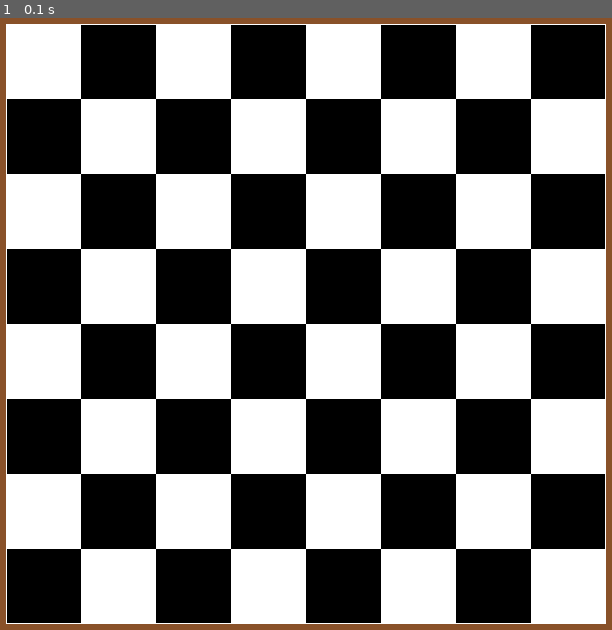
Above: before the commit, frame 1.
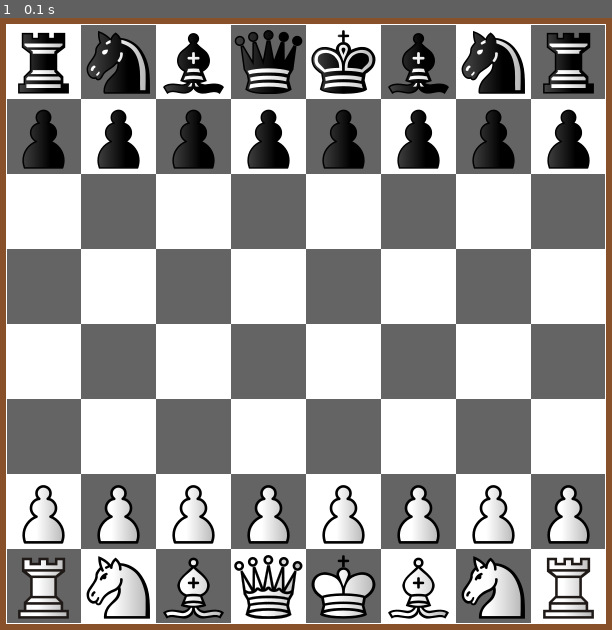
Above: after the commit, the same moment.

Repository: BelGraDev/chess_pygame
Game: pygame game, started from main.py
The game is run twice, just before and just after one commit, with the same random seed, the same clock (stepped at 60 frames per second) and the same inputs.
Inputs:
- Up to frame 1 (0.1 s): no input

The runs differ from the first frame. In frame 1, 51% of the frame differs, in the area x 1-99%, y 1-99%.

Commit message:
Pieces rendered when the game is initialized

Diff:
--- a/Board/Board.py
+++ b/Board/Board.py
@@ -1,8 +1,15 @@
-from Pieces import Bishop, King, Knight, Pawn, Queen, Rook
+from Pieces.Rook import Rook
+from Pieces.Bishop import Bishop
+from Pieces.Pawn import Pawn
+from Pieces.King import King
+from Pieces.Queen import Queen
+from Pieces.Knight import Knight
 from .Cell import Cell
 import pygame
 
 class Board:
+
+    #Before i forget, once a cell is obtained, i get the corresponding click from the mouse click, look at the piece that is on the cell in the dict cells, and access to its move function. Before all this happens, a first click will need to happen, in order to select the piece.
 
     CELL_SIZE = 75
     MARGIN_SIZE = 25
@@ -11,45 +18,45 @@
     def __init__(self):
 
         self.cells = [[], [], [], [], [], [], [], []]
-    #     self.board =  {
-    #         "a1": Rook("a1"),
-    #         "b1": Knight("b1"),
-    #         "c1": Bishop("c1"),
-    #         "d1": Queen("d1"),
-    #         "e1": King("e1"),
-    #         "f1": Bishop("f1"),
-    #         "g1": Knight("g1"),
-    #         "h1": Rook("h1"),
-    #         "a2": Pawn("a2"),
-    #         "b2": Pawn("b2"),
-    #         "c2": Pawn("c2"),
-    #         "d2": Pawn("d2"),
-    #         "e2": Pawn("e2"),
-    #         "f2": Pawn("f2"),
-    #         "g2": Pawn("g2"),
-    #         "h2": Pawn("h2"),
-    #         "a8": Rook("a8"),
-    #         "b8": Knight("b8"),
-    #         "c8": Bishop("c8"),
-    #         "d8": Queen("d8"),
-    #         "e8": King("e8"),
-    #         "f8": Bishop("f8"),
-    #         "g8": Knight("g8"),
-    #         "h8": Rook("h8"),
-    #         "a7": Pawn("a7"),
-    #         "b7": Pawn("b7"),
-    #         "c7": Pawn("c7"),
-    #         "d7": Pawn("d7"),
-    #         "e7": Pawn("e7"),
-    #         "f7": Pawn("f7"),
-    #         "g7": Pawn("g7"),
-    #         "h7": Pawn("h7")
-    #     }
+        self.board =  {
+            "a1": Rook("a1", "w"),
+            "b1": Knight("b1", "w"),
+            "c1": Bishop("c1", "w"),
+            "d1": Queen("d1", "w"),
+            "e1": King("e1", "w"),
+            "f1": Bishop("f1", "w"),
+            "g1": Knight("g1", "w"),
+            "h1": Rook("h1", "w"),
+            "a2": Pawn("a2", "w"),
+            "b2": Pawn("b2", "w"),
+            "c2": Pawn("c2", "w"),
+            "d2": Pawn("d2", "w"),
+            "e2": Pawn("e2", "w"),
+            "f2": Pawn("f2", "w"),
+            "g2": Pawn("g2", "w"),
+            "h2": Pawn("h2", "w"),
+            "a8": Rook("a8", "b"),
+            "b8": Knight("b8", "b"),
+            "c8": Bishop("c8", "b"),
+            "d8": Queen("d8", "b"),
+            "e8": King("e8", "b"),
+            "f8": Bishop("f8", "b"),
+            "g8": Knight("g8", "b"),
+            "h8": Rook("h8", "b"),
+            "a7": Pawn("a7", "b"),
+            "b7": Pawn("b7", "b"),
+            "c7": Pawn("c7", "b"),
+            "d7": Pawn("d7", "b"),
+            "e7": Pawn("e7", "b"),
+            "f7": Pawn("f7", "b"),
+            "g7": Pawn("g7", "b"),
+            "h7": Pawn("h7", "b")
+        }
 
-    def draw_board(self, screen):
+    def draw_board(self, screen) -> None:
 
         white_color = (255, 255, 255)
-        black_color = (0, 0, 0)
+        black_color = (100, 100, 100, 255)  # RGB dark gray, fully opaque
         cell_letter = ['a', 'b', 'c', 'd', 'e', 'f', 'g', 'h']
 
         for row in range(8):
@@ -65,16 +72,25 @@
 
         border = pygame.Rect(self.MARGIN_SIZE, self.MARGIN_SIZE, self.BOARD_WIDTH, self.BOARD_HEIGHT)
         pygame.draw.rect(screen, white_color, border,  1)
-        print(self.cells)
 
-    def render_white_pieces(self, screen):
+    def draw_pieces(self, screen):
 
-        for piece in self.board.values():
-            piece.render_piece(screen)
+        for cell, piece in self.board.items():
+            row, col = Cell.map_cell_to_index(cell)
+            rect = self.cells[row][col]
+            screen.blit(piece.image, rect)
 
     def get_size(self) -> tuple:
         width = self.BOARD_WIDTH + self.MARGIN_SIZE * 2
         height = self.BOARD_HEIGHT + self.MARGIN_SIZE * 2
         return width, height
 
-    #def map_cell_to_index(cell: str) -> tuple:
+    def selected_cell(self, coord) -> str:
+
+        for row in range(8):
+            for col in range(8):
+                cell = self.cells[row][col]
+                if(cell.collidepoint(coord)):
+                    return cell.name
+
+        return None
--- a/Board/Cell.py
+++ b/Board/Cell.py
@@ -9,3 +9,16 @@
 
     def get_name(self) -> str:
         return self.name
+
+    #Since the board is drawn from top to bottom, the row number has to be adjusted accordingly
+    def map_cell_to_index(cell: str) -> tuple:
+        column: chr = ord(cell[0]) - 97
+        row: int = int(cell[1])
+        adj_row = abs(row - 8)
+        return adj_row, column
+
+    def map_index_to_cell(row: int, column: str) -> str:
+        adj_row = abs(row - 8)
+        column = chr(column + 97)
+        cell = column + str(adj_row)
+        return cell
--- a/Pieces/Bishop.py
+++ b/Pieces/Bishop.py
@@ -1,2 +1,9 @@
-class Bishop:
-    pass
+from Pieces.Pieces import Pieces
+import pygame
+
+class Bishop(Pieces):
+
+        def __init__(self, cell, type) -> None:
+
+            self.cell = cell
+            self.image = pygame.image.load(f"Pieces/images/{type}_bishop.png")
--- a/Pieces/King.py
+++ b/Pieces/King.py
@@ -1,2 +1,10 @@
-class King:
-    pass
+from Pieces.Pieces import Pieces
+import pygame
+
+class King(Pieces):
+
+
+    def __init__(self, cell, type) -> None:
+
+        self.cell = cell
+        self.image = pygame.image.load(f"Pieces/images/{type}_king.png")
--- a/Pieces/Knight.py
+++ b/Pieces/Knight.py
@@ -1,2 +1,10 @@
-class knight:
-    pass
+from Pieces.Pieces import Pieces
+import pygame
+
+class Knight(Pieces):
+
+
+    def __init__(self, cell, type) -> None:
+
+        self.cell = cell
+        self.image = pygame.image.load(f"Pieces/images/{type}_knight.png")
--- a/Pieces/Pawn.py
+++ b/Pieces/Pawn.py
@@ -4,14 +4,10 @@
 
 class Pawn(Pieces):
 
-    def __init__(self, position) -> None:
+    def __init__(self, cell, type) -> None:
 
-        self.image = pygame.image.load("Pieces/images/pawn.png")
-        self.position = position
+        self.cell = cell
+        self.image = pygame.image.load(f"Pieces/images/{type}_pawn.png")
 
-    def render_piece(self, screen) -> None:
-        image = self.image
-        screen.blit(image, self)
-
-    def move(cell: str) -> str:
-        pass
+    def move(self, cell: str) -> str:
+        self.cell = cell
--- a/Pieces/Pieces.py
+++ b/Pieces/Pieces.py
@@ -3,18 +3,13 @@
 
 class Pieces(ABC, pygame.Rect):
 
+    #Since each cell is 75 px * 75 p
+    PIECE_HEIGHT: float = 75
+    PIECE_WIDTH: float = 75
+
     def __init__(self, coord: tuple) -> None:
 
-        #Since each cell is 75 px * 75 px
-        self.PIECE_HEIGHT: float = 75
-        self.PIECE_WIDTH: float = 75
-        self.graveyard: list = []
-
         pygame.Rect.__init__(self, coord[0], coord[1], self.PIECE_WIDTH, self.PIECE_HEIGHT)
-
-    @abstractmethod
-    def render_piece(screen) -> None:
-        pass
 
     @abstractmethod
     def move(cell) -> str:
@@ -23,16 +18,3 @@
     @abstractmethod
     def possible_moves(cell) -> list:
         pass
-
-class King:
-    pass
-class Queen:
-    pass
-class Pawn:
-    pass
-class Knight:
-    pass
-class Rook:
-    pass
-class Bishop:
-    pass
--- a/Pieces/Queen.py
+++ b/Pieces/Queen.py
@@ -1,2 +1,10 @@
-class Queen:
-    pass
+from Pieces.Pieces import Pieces
+import pygame
+
+class Queen(Pieces):
+
+
+    def __init__(self, cell, type) -> None:
+
+        self.cell = cell
+        self.image = pygame.image.load(f"Pieces/images/{type}_queen.png")
--- a/Pieces/Rook.py
+++ b/Pieces/Rook.py
@@ -1,2 +1,10 @@
-class Rook:
-    pass
+from Pieces.Pieces import Pieces
+import pygame
+
+class Rook(Pieces):
+
+
+    def __init__(self, cell, type) -> None:
+
+        self.cell = cell
+        self.image = pygame.image.load(f"Pieces/images/{type}_rook.png")
--- a/main.py
+++ b/main.py
@@ -9,6 +9,7 @@
 screen = pygame.display.set_mode(size)
 screen.fill((137,81,41))
 board.draw_board(screen)
+board.draw_pieces(screen)
 
 clock = pygame.time.Clock()
 
@@ -18,7 +19,8 @@
         if event.type == pygame.QUIT:
            sys.exit()
         elif event.type == pygame.MOUSEBUTTONDOWN:
-            print(pygame.mouse.get_pos())
+            coord = pygame.mouse.get_pos()
+            print(board.selected_cell(coord))
 
     pygame.display.update()
     clock.tick(60)
--- a/practice.py
+++ b/practice.py
@@ -1,7 +1,10 @@
 import pygame
 import sys
 
-# pygame.init()
+pygame.init()
+
+rect = pygame.Rect(10, 10 ,30, 30)
+print(rect.centerx, rect.centery)
 
 # def draw_board(width, height, screen):
 
@@ -40,7 +43,3 @@
 #             sys.exit()
 
 #     pygame.display.update()
-
-
-
-print(map(int(chr("a"))))
Binary file added: Pieces/images/b_bishop.png
Binary file added: Pieces/images/b_king.png
Binary file added: Pieces/images/b_knight.png
Binary file added: Pieces/images/b_pawn.png
Binary file added: Pieces/images/b_queen.png
Binary file added: Pieces/images/b_rook.png
Binary file removed: Pieces/images/pawn.png
Binary file added: Pieces/images/w_bishop.png
Binary file added: Pieces/images/w_king.png
Binary file added: Pieces/images/w_knight.png
Binary file added: Pieces/images/w_pawn.png
Binary file added: Pieces/images/w_queen.png
(and 1 more such lines)
